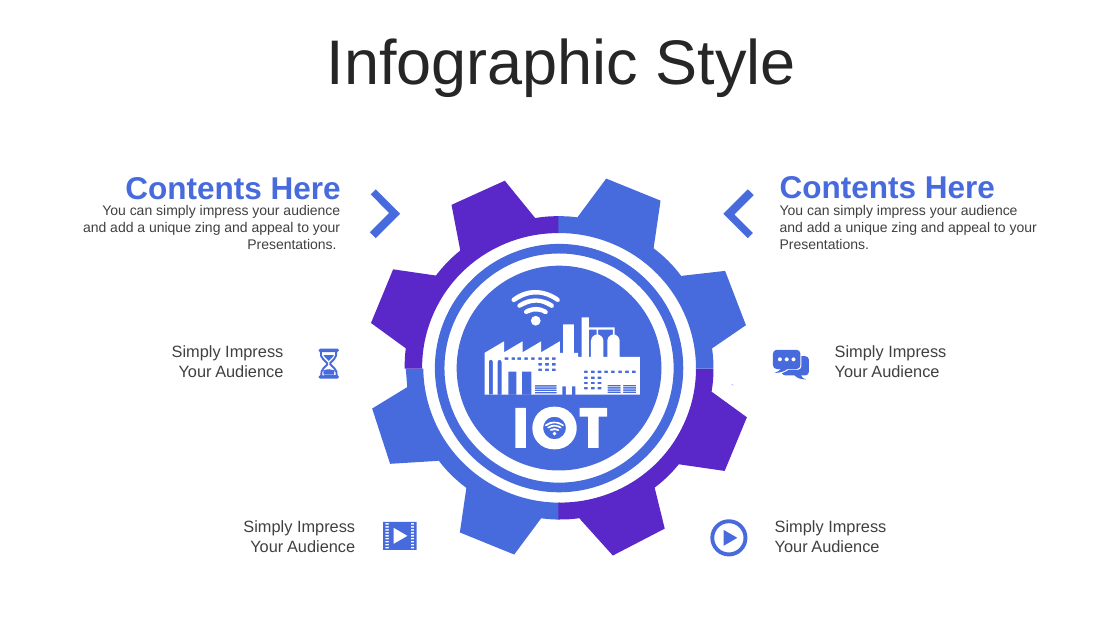
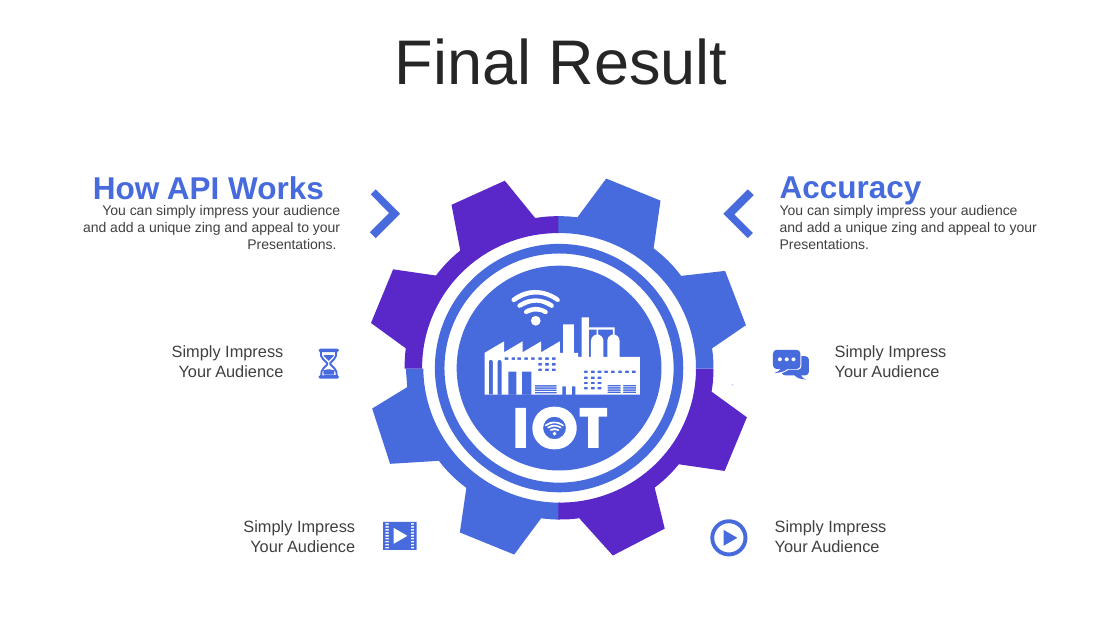
Before and after one commit to ds-dti/DS01_01_Social-Media-Suicide-Indication-Detection, a slide deck: slide 13 of PPT v2.pptx (slide 12 before the commit). Drawn at 1120x630 pixels with LibreOffice and Linux fonts; fonts in the diff are those of the drawing. Boxes give left, top, right and bottom in pixels: in the first picture for what was removed or moved away, otherwise in the second. Text is boxed around its words. In the diff, an @@ line names an element or a change of style, - is before the commit and + after.

Commit message:
v2 rev1

```diff
--- a/PPT v2.pptx
+++ b/PPT v2.pptx
@@ text at (395,38,727,85): text changed @@
-Infographic Style
+Final Result
@@ text at (93,176,324,200): text changed @@
-Contents Here
+How API Works
@@ text at (780,176,922,204): text changed @@
-Contents Here
+Accuracy
```
Also in this commit, not shown: 2 other slides changed, 3 slides added, 3 slides removed.
